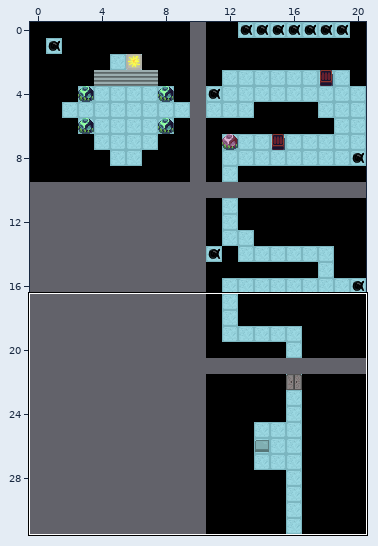
A Tiled map gets an edit: assets/data/shrine4.tmx. The picture above shows the old version from afar; the outline marks the close-up.
Close-up. Old version:
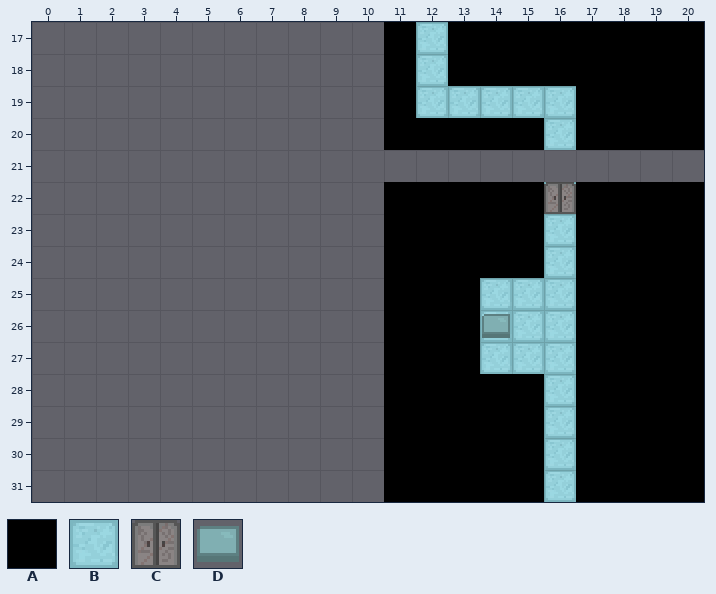
Cells are 16x16 px. Shown: x 0..20, y 17..31.
Key: from "tiles": A 288, B 291, C 292, D 294.
_ is an empty cell.
Layer "background" before, first column x 0:
17 ___________ABAAAAAAAA
18 ___________ABAAAAAAAA
19 ___________ABBBBBAAAA
20 ___________AAAAABAAAA
21 _____________________
22 ___________AAAAABAAAA
23 ___________AAAAABAAAA
24 ___________AAAAABAAAA
25 ___________AAABBBAAAA
26 ___________AAABBBAAAA
27 ___________AAABBBAAAA
28 ___________AAAAABAAAA
29 ___________AAAAABAAAA
30 ___________AAAAABAAAA
31 ___________AAAAABAAAA
The same view after the edit:
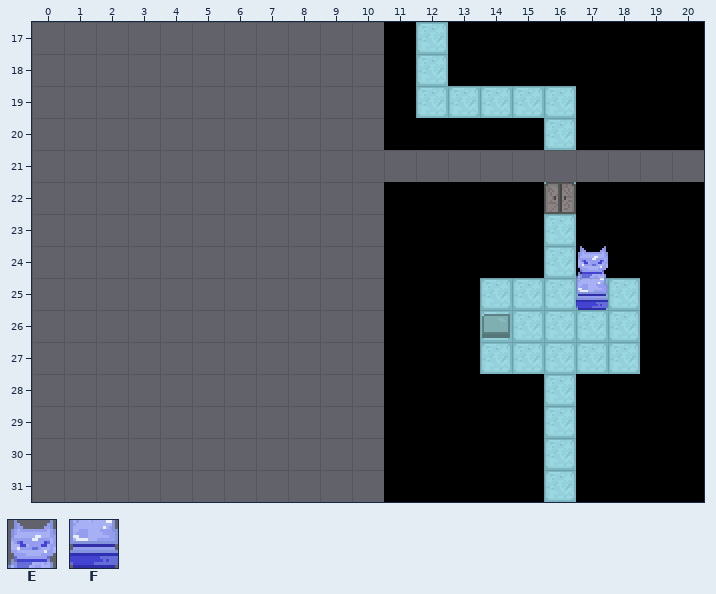
Further tiles: from "tiles": E 651, F 675.
The edit:
Layer "background":
Tile B replaces tile A in rows 25 to 27 at x 17 to 18.
Layer "foreground":
Tile E is added in row 24 at x 17.
Tile F is added in row 25 at x 17.
